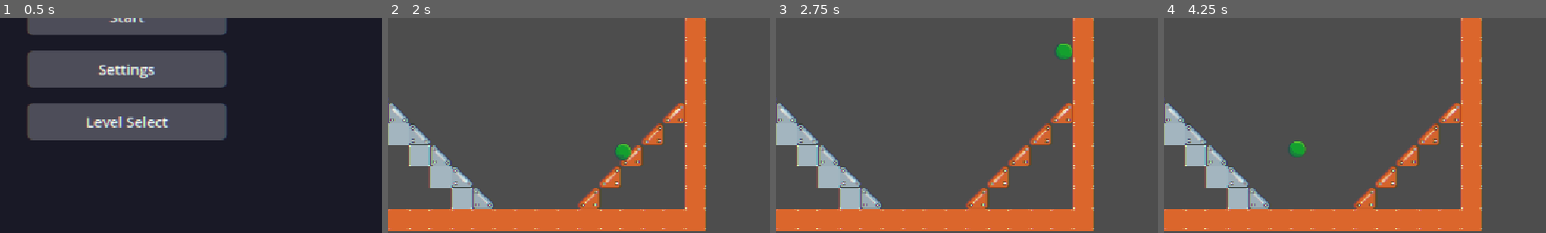
Above: before the commit, frames 1-4 (left to right).
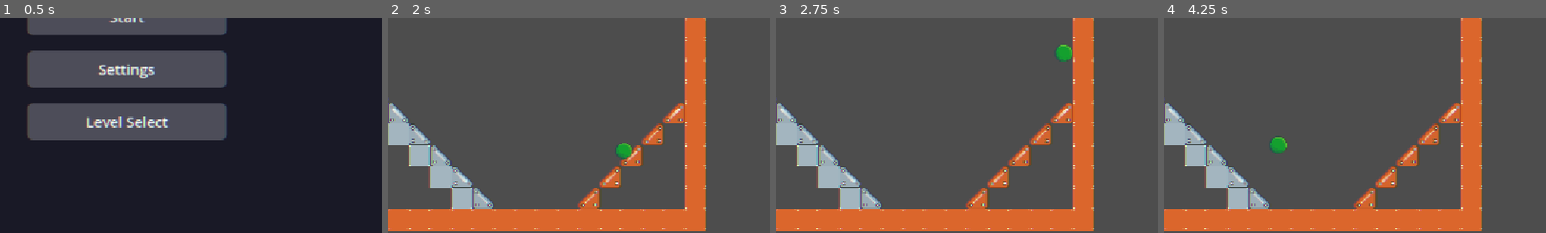
Above: after the commit, the same moments.

Repository: swan-eternal/clockwork
Game: Godot game, scene res://scenes/main_menu.tscn
The game is run twice, just before and just after one commit, with the same random seed, the same clock (stepped at 60 frames per second) and the same inputs.
Inputs:
- Up to frame 1 (0.5 s): no input
- Up to frame 2 (2 s): click "Start" at 0.5 s; tap Enter (ui_accept) at 1.25, 1.52 s; hold Right (ui_right) from 1.28 s (still down)
- Up to frame 3 (2.75 s): keep holding Right (ui_right); tap Enter (ui_accept) at 2.27 s
- Up to frame 4 (4.25 s): tap Enter (ui_accept) at 2.75, 3.77 s; release Right (ui_right) at 2.78 s; hold Left (ui_left) 2.78-3.53 s; hold Right (ui_right) from 3.53 s (still down)
The pictures show only the part of the screen within x 33-83%, y 45-95%; the shares and areas given below are measured in that part.

Frame 1 is identical in both runs. In frame 2, 0.1% of the frame differs, in the area x 59-65%, y 58-67%; in frame 3, 0.1%; in frame 4, 0.6%, in the area x 27-38%, y 54-65%.

Commit message:
Phase 1: Cut platforms and rotation mechanic
Deleted:
- scripts/platform.gd (+ .uid)
- scenes/platform_weight_y.tscn, _x.tscn, buoyant_y.tscn, _x.tscn
- assets/sprites/placeholder_platform.png (+ .import)
- scripts/rotating_level_components.gd

Restructured level template:
- Removed RotatingLevelComponents wrapper node
- TileMapLayer and Flag reparented to Main
- World positions adjusted to preserve layout

Updated L1, L2, L3:
- Removed platform instances (L1, L2)
- Changed TileMapLayer and Flag parent paths to Main
- L3 restructured to match new template (standalone scene)

Script changes:
- scripts/level.gd: Flag path from RotatingLevelComponents/Flag to Flag
- scripts/clock_ui.gd: Removed rotation signal connections and handlers
- scripts/player.gd: Removed debug code

The level rotation mechanic is gone. ClockUI.countdown_zero still fires
but nothing connects to it yet — Phase 2 will use it for gravity rotation.

Bundled: scripts/scene_history.gd, scenes/levels/L1.tscn, scenes/levels/L3.tscn
have unrelated editor changes.

Diff:
--- a/scenes/level_template.tscn
+++ b/scenes/level_template.tscn
@@ -3,7 +3,6 @@
 [ext_resource type="PackedScene" uid="uid://dk8e20drr8swy" path="res://scenes/player.tscn" id="1_player"]
 [ext_resource type="PackedScene" path="res://scenes/clock_ui.tscn" id="2_clock"]
 [ext_resource type="TileSet" uid="uid://6ybxnwbci41c" path="res://assets/sprites/tiles/basetileset.tres" id="3_770am"]
-[ext_resource type="Script" uid="uid://b8wl6gq4uva2g" path="res://scripts/rotating_level_components.gd" id="3_rlc"]
 [ext_resource type="PackedScene" path="res://scenes/flag.tscn" id="4_flag"]
 [ext_resource type="Script" uid="uid://b8px15fmkadhi" path="res://scripts/level.gd" id="5_level"]
 [ext_resource type="PackedScene" path="res://scenes/level_complete_ui.tscn" id="6_lcui"]
@@ -13,17 +12,13 @@
 [node name="Main" type="Node2D" unique_id=2143881974]
 script = ExtResource("5_level")
 
-[node name="RotatingLevelComponents" type="Node2D" parent="." unique_id=545839711]
-position = Vector2(576, 324)
-script = ExtResource("3_rlc")
-
-[node name="TileMapLayer" type="TileMapLayer" parent="RotatingLevelComponents" unique_id=1274424758]
-position = Vector2(-288, -288)
+[node name="TileMapLayer" type="TileMapLayer" parent="." unique_id=1274424758]
+position = Vector2(288, 36)
 tile_map_data = PackedByteArray("AAAIAAgAAAACAAYAAAAIAAcAAAACAAYAAAAIAAYAAAACAAYAAAAIAAUAAAACAAYAAAAIAAQAAAACAAYAAAAIAA …(1248 unchanged characters)…
 tile_set = ExtResource("3_770am")
 
-[node name="Flag" parent="RotatingLevelComponents" unique_id=905225718 instance=ExtResource("4_flag")]
-position = Vector2(200, 250)
+[node name="Flag" parent="." unique_id=905225718 instance=ExtResource("4_flag")]
+position = Vector2(776, 574)
 
 [node name="Player" parent="." unique_id=1932304678 instance=ExtResource("1_player")]
 position = Vector2(400, 324)
--- a/scenes/levels/L1.tscn
+++ b/scenes/levels/L1.tscn
@@ -1,34 +1,17 @@
 [gd_scene format=4 uid="uid://dgqfp03n8tduj"]
 
 [ext_resource type="PackedScene" uid="uid://crnd0esc4rrl4" path="res://scenes/level_template.tscn" id="1_sbb6c"]
-[ext_resource type="PackedScene" uid="uid://cplat4mvtscnx" path="res://scenes/platform.tscn" id="2_sbb6c"]
+
 
 [node name="Main" unique_id=1856611590 instance=ExtResource("1_sbb6c")]
 
-[node name="RotatingLevelComponents" parent="." index="0" unique_id=545839711]
-rotation_speed = 120.0
-
-[node name="TileMapLayer" parent="RotatingLevelComponents" index="0" unique_id=1274424758]
+[node name="TileMapLayer" parent="." index="0" unique_id=1274424758]
 tile_map_data = PackedByteArray("AAAIAAAAAAACAAYAAAAIABEAAAACAAYAAAAAAAkAAAACAAYAAAARAAkAAAACAAYAAAAAAAgAAAACAAYAAAARAA …(1296 unchanged characters)…
 metadata/_edit_lock_ = true
 
-[node name="Flag" parent="RotatingLevelComponents" index="1" unique_id=905225718]
-position = Vector2(-234, -231)
+[node name="Flag" parent="." index="1" unique_id=905225718]
+position = Vector2(342, 93)
 
-[node name="Platform" parent="RotatingLevelComponents" index="2" unique_id=1262352980 instance=ExtResource("2_sbb6c")]
-position = Vector2(197, -36)
-rail_length = 300.0
-starting_position = 0.0
-gravity = 500.0
-rail_start = Vector2(0, -200)
-rail_end = Vector2(0, 100)
-
-[node name="Platform2" parent="RotatingLevelComponents" index="3" unique_id=297909723 instance=ExtResource("2_sbb6c")]
-position = Vector2(-89, 2)
-starting_position = 0.0
-gravity = 500.0
-rail_start = Vector2(0, -100)
-rail_end = Vector2(0, 100)
 
 [node name="Player" parent="." index="1" unique_id=1932304678]
 position = Vector2(599, 543)
--- a/scenes/levels/L2.tscn
+++ b/scenes/levels/L2.tscn
@@ -4,11 +4,11 @@
 
 [node name="Main" unique_id=2143881974 instance=ExtResource("1_ylq5f")]
 
-[node name="TileMapLayer" parent="RotatingLevelComponents" parent_id_path=PackedInt32Array(545839711) index="0" unique_id=1274424758]
+[node name="TileMapLayer" parent="." index="0" unique_id=1274424758]
 tile_map_data = PackedByteArray("AAAIAP//AAACAAYAAAAIABIAAAACAAYAAAAHABIAAAACAAYAAAAGABIAAAACAAYAAAAFABIAAAACAAYAAAAEAB …(2224 unchanged characters)…
 
-[node name="Flag" parent="RotatingLevelComponents" parent_id_path=PackedInt32Array(545839711) index="1" unique_id=905225718]
-position = Vector2(33, 25)
+[node name="Flag" parent="." index="1" unique_id=905225718]
+position = Vector2(609, 349)
 
 [node name="Player" parent="." index="1" unique_id=1932304678]
 position = Vector2(353, 583)
--- a/scenes/levels/L3.tscn
+++ b/scenes/levels/L3.tscn
@@ -1,6 +1,6 @@
 [gd_scene format=4 uid="uid://dd10rmdlnmfnu"]
 
-[ext_resource type="Script" uid="uid://b8wl6gq4uva2g" path="res://scripts/rotating_level_components.gd" id="1_gnx8k"]
+
 [ext_resource type="TileSet" uid="uid://6ybxnwbci41c" path="res://assets/sprites/tiles/basetileset.tres" id="2_xs0jc"]
 [ext_resource type="PackedScene" path="res://scenes/flag.tscn" id="3_ru7e4"]
 [ext_resource type="PackedScene" uid="uid://dk8e20drr8swy" path="res://scenes/player.tscn" id="4_ckw4e"]
@@ -13,25 +13,24 @@
 [node name="Main" type="Node2D" unique_id=2143881974]
 script = ExtResource("9_level")
 
-[node name="RotatingLevelComponents" type="Node2D" parent="." unique_id=545839711]
-position = Vector2(576, 324)
-script = ExtResource("1_gnx8k")
-
-[node name="TileMapLayer" type="TileMapLayer" parent="RotatingLevelComponents" unique_id=1274424758]
-position = Vector2(-288, -288)
+[node name="TileMapLayer" type="TileMapLayer" parent="." unique_id=1274424758]
+position = Vector2(288, 36)
 tile_map_data = PackedByteArray("AAAIAP//AAACAAYAAAAIABIAAAACAAYAAAAHABIAAAACAAYAAAAGABIAAAACAAYAAAAFABIAAAACAAYAAAAEAB …(1312 unchanged characters)…
 tile_set = ExtResource("2_xs0jc")
 
-[node name="Flag" parent="RotatingLevelComponents" unique_id=905225718 instance=ExtResource("3_ru7e4")]
-position = Vector2(120, 92)
+[node name="Flag" parent="." unique_id=905225718 instance=ExtResource("3_ru7e4")]
+position = Vector2(696, 416)
 
 [node name="Player" parent="." unique_id=1932304678 instance=ExtResource("4_ckw4e")]
 position = Vector2(400, 324)
 
 [node name="ClockUI" parent="." unique_id=743016643 instance=ExtResource("5_rbbln")]
 
-[node name="LevelCompleteUI" parent="." instance=ExtResource("6_pphk4")]
+[node name="LevelCompleteUI" parent="." unique_id=2121824557 instance=ExtResource("6_pphk4")]
+visible = false
 
-[node name="GameCompleteUI" parent="." instance=ExtResource("7_3svpf")]
+[node name="GameCompleteUI" parent="." unique_id=1886746061 instance=ExtResource("7_3svpf")]
+visible = false
 
-[node name="PauseMenu" parent="." instance=ExtResource("8_a3ng0")]
+[node name="PauseMenu" parent="." unique_id=2051083184 instance=ExtResource("8_a3ng0")]
+visible = false
--- a/scenes/platform_buoyant_x.tscn
+++ /dev/null
@@ -1,25 +0,0 @@
-[gd_scene load_steps=4 format=3]
-
-[ext_resource type="Script" path="res://scripts/platform.gd" id="1_platform"]
-[ext_resource type="Texture2D" path="res://assets/sprites/placeholder_platform.png" id="2_placeholder"]
-
-[sub_resource type="RectangleShape2D" id="RectangleShape2D_platform"]
-size = Vector2(32, 32)
-
-[node name="Platform" type="Node2D"]
-script = ExtResource("1_platform")
-motion = 1
-rail_direction = Vector2(-1, 0)
-start_active = false
-initial_direction = -1.0
-
-[node name="RigidBody2D" type="RigidBody2D" parent="."]
-can_sleep = false
-freeze = true
-freeze_mode = 1
-
-[node name="CollisionShape2D" type="CollisionShape2D" parent="RigidBody2D"]
-shape = SubResource("RectangleShape2D_platform")
-
-[node name="Sprite2D" type="Sprite2D" parent="RigidBody2D"]
-texture = ExtResource("2_placeholder")
--- a/scenes/platform_buoyant_y.tscn
+++ /dev/null
@@ -1,23 +0,0 @@
-[gd_scene format=3 uid="uid://c7xoxqgxtod5b"]
-
-[ext_resource type="Script" uid="uid://bmxvhswibjjwt" path="res://scripts/platform.gd" id="1_platform"]
-[ext_resource type="Texture2D" uid="uid://ckrbao8yg3vlf" path="res://assets/sprites/placeholder_platform.png" id="2_placeholder"]
-
-[sub_resource type="RectangleShape2D" id="RectangleShape2D_platform"]
-size = Vector2(30, 30)
-
-[node name="Platform" type="Node2D" unique_id=335367462]
-script = ExtResource("1_platform")
-motion = 1
-rail_direction = Vector2(0, -1)
-
-[node name="RigidBody2D" type="RigidBody2D" parent="." unique_id=1754531320]
-can_sleep = false
-freeze = true
-freeze_mode = 1
-
-[node name="CollisionShape2D" type="CollisionShape2D" parent="RigidBody2D" unique_id=1934265961]
-shape = SubResource("RectangleShape2D_platform")
-
-[node name="Sprite2D" type="Sprite2D" parent="RigidBody2D" unique_id=1471208472]
-texture = ExtResource("2_placeholder")
--- a/scenes/platform_weight_x.tscn
+++ /dev/null
@@ -1,25 +0,0 @@
-[gd_scene load_steps=4 format=3]
-
-[ext_resource type="Script" path="res://scripts/platform.gd" id="1_platform"]
-[ext_resource type="Texture2D" path="res://assets/sprites/placeholder_platform.png" id="2_placeholder"]
-
-[sub_resource type="RectangleShape2D" id="RectangleShape2D_platform"]
-size = Vector2(32, 32)
-
-[node name="Platform" type="Node2D"]
-script = ExtResource("1_platform")
-motion = 0
-rail_direction = Vector2(1, 0)
-start_active = false
-initial_direction = -1.0
-
-[node name="RigidBody2D" type="RigidBody2D" parent="."]
-can_sleep = false
-freeze = true
-freeze_mode = 1
-
-[node name="CollisionShape2D" type="CollisionShape2D" parent="RigidBody2D"]
-shape = SubResource("RectangleShape2D_platform")
-
-[node name="Sprite2D" type="Sprite2D" parent="RigidBody2D"]
-texture = ExtResource("2_placeholder")
--- a/scenes/platform_weight_y.tscn
+++ /dev/null
@@ -1,23 +0,0 @@
-[gd_scene load_steps=4 format=3]
-
-[ext_resource type="Script" path="res://scripts/platform.gd" id="1_platform"]
-[ext_resource type="Texture2D" path="res://assets/sprites/placeholder_platform.png" id="2_placeholder"]
-
-[sub_resource type="RectangleShape2D" id="RectangleShape2D_platform"]
-size = Vector2(32, 32)
-
-[node name="Platform" type="Node2D"]
-script = ExtResource("1_platform")
-motion = 0
-rail_direction = Vector2(0, 1)
-
-[node name="RigidBody2D" type="RigidBody2D" parent="."]
-can_sleep = false
-freeze = true
-freeze_mode = 1
-
-[node name="CollisionShape2D" type="CollisionShape2D" parent="RigidBody2D"]
-shape = SubResource("RectangleShape2D_platform")
-
-[node name="Sprite2D" type="Sprite2D" parent="RigidBody2D"]
-texture = ExtResource("2_placeholder")
--- a/scripts/clock_ui.gd
+++ b/scripts/clock_ui.gd
@@ -34,16 +34,6 @@
 	# Reset the timer to starting value when the scene loads.
 	_remaining = STARTING_SECONDS
 	_update_label()
-	# Pause the countdown while the world is rotating, so the player
-	# doesn't lose time during the rotation animation. The rotation
-	# wrapper is a sibling of this node under Main, so look it up
-	# via the parent.
-	var rotating := get_parent().get_node_or_null("RotatingLevelComponents")
-	if rotating:
-		if rotating.has_signal("rotation_started"):
-			rotating.rotation_started.connect(_on_rotation_started)
-		if rotating.has_signal("rotation_completed"):
-			rotating.rotation_completed.connect(_on_rotation_completed)
 
 func _process(delta: float) -> void:
 	# Frozen during win flow (and any future pause states). Rotation
@@ -84,13 +74,3 @@
 func won() -> void:
 	paused = true
 	_won = true
-
-func _on_rotation_started() -> void:
-	paused = true
-
-func _on_rotation_completed() -> void:
-	# Don't un-pause if the level was won during the rotation — the
-	# clock should stay paused for the rest of the win flow.
-	if _won:
-		return
-	paused = false
--- a/scripts/level.gd
+++ b/scripts/level.gd
@@ -21,7 +21,7 @@
 ## doesn't feel like a long pause.
 @export var death_overlay_duration: float = 0.5
 
-@onready var _flag: Area2D = $RotatingLevelComponents/Flag
+@onready var _flag: Area2D = $Flag
 @onready var _clock: CanvasLayer = $ClockUI
 @onready var _player: CharacterBody2D = $Player
 @onready var _level_complete_ui: CanvasLayer = $LevelCompleteUI
--- a/scripts/platform.gd
+++ /dev/null
@@ -1,239 +0,0 @@
-@tool
-extends Node2D
-##
-## Clockwork moving platform — "fake it" motion (V3).
-##
-## The platform moves at constant speed along a rail defined by
-## `rail_direction` (set by the scene preset) and `rail_length` (in
-## 32-pixel units, set in the inspector). The anchor is the wrapper's
-## origin (0, 0); the rail end is `rail_direction * rail_length * 32`.
-## The RigidBody2D child is a kinematic collision carrier so the
-## player can ride it; the motion itself is fully scripted — no
-## physics forces, no rotation-frame math.
-##
-## ON/OFF duty cycle: the platform toggles between ON (moving) and
-## OFF (stationary) every `rotation_completed`. On the OFF → ON
-## transition (every 2 rotations / 180°), the platform reverses
-## direction. The platform also pauses during the rotation tween
-## (regardless of ON/OFF state), so the player has time to get on
-## or off.
-##
-## Editor preview: with `@tool`, the rail is drawn as a light-blue line
-## in the 2D editor (from the anchor to the rail end). Only visible
-## in the editor — not at runtime.
-##
-
-# Motion type. Set by the scene preset (internal, not shown in
-# inspector — Weight and Buoyant have separate scenes).
-enum MotionType { WEIGHT, BUOYANT }
-
-# --- Internal state (set by scene presets, not shown in inspector) ---
-
-## Motion type. Set by the scene preset.
-@export_storage var motion: MotionType = MotionType.WEIGHT
-
-## Rail direction in the wrapper's local frame. Set by the scene preset:
-## (0, 1) for Y-axis (down), (1, 0) for X-axis (right), etc.
-@export_storage var rail_direction: Vector2 = Vector2(0, 1)
-
-## Initial ON/OFF state. Set by the scene preset: true for Y platforms
-## (start moving immediately), false for X platforms (start stationary,
-## move after the first rotation).
-@export_storage var start_active: bool = true
-
-## Initial direction of motion. Set by the scene preset: +1 for Y
-## platforms, -1 for X platforms (so that after the first OFF → ON
-## flip, the platform moves toward the rail end).
-@export_storage var initial_direction: float = 1.0
-
-# --- Designer-tunable @exports (shown in inspector) ---
-
-## Constant speed in pixels per second. Tune per-platform in the inspector.
-@export var motion_speed: float = 60.0
-
-## Rail length in 32-pixel units. 1 = 32px, 2 = 64px, 3 = 96px, etc.
-## The rail end is `rail_direction * rail_length * 32` in the wrapper's
-## local frame. Setter clamps to at least 1 and triggers a redraw so
-## the editor preview line updates.
-@export var rail_length: int = 3:
-	set(value):
-		rail_length = maxi(1, value)
-		queue_redraw()
-
-## Initial position along the rail at level start, 0..1 (clamped). 0 = the
-## anchor (wrapper's origin); 1 = the rail end; 0.5 = mid-rail.
-@export var starting_position: float = 0.0
-
-# --- Runtime state ---
-
-# The kinematic collision carrier. Configured in _ready() (freeze +
-# KINEMATIC). Its local position is set every frame by the motion logic.
-@onready var _rigid_body: RigidBody2D = $RigidBody2D
-
-# Normalized position along the rail (0..1). Direction is given by
-# `_direction` (+1 = toward rail_end; -1 = toward rail_start).
-var _t: float = 0.0
-
-# Direction of motion along the rail. +1 = toward rail_end (forward);
-# -1 = toward rail_start (backward). Flipped on the OFF → ON transition.
-var _direction: float = 1.0
-
-# True between rotation_started and rotation_completed. While true,
-# _physics_process early-returns so the platform doesn't move during
-# the rotation tween.
-var _is_rotating: bool = false
-
-# ON/OFF state. ON = moving (motion logic runs); OFF = stationary
-# (motion logic skipped). Toggled every rotation_completed.
-var _is_active: bool = true
-
-# --- Constants ---
-
-# Tile size in pixels. The rail length is measured in units of this size.
-const _GRID_SIZE: float = 32.0
-
-# Editor rail preview color (light blue, semi-transparent).
-const _RAIL_COLOR := Color(0.5, 0.7, 1.0, 0.8)
-
-
-func _ready() -> void:
-	# In editor, just ensure the rail preview is drawn and return.
-	# Don't configure the RigidBody2D or wire up signals — the editor
-	# doesn't need them, and accessing them in the editor can cause
-	# SubViewport issues.
-	if Engine.is_editor_hint():
-		queue_redraw()
-		return
-
-	# Configure the RigidBody2D as a kinematic collision carrier. We
-	# manually set its position every frame; the player rides it via
-	# Godot's standard collision resolution.
-	_rigid_body.freeze = true
-	_rigid_body.freeze_mode = RigidBody2D.FREEZE_MODE_KINEMATIC
-	# The platform is always being driven by the script (never settles
-	# on its own), so it must never sleep. Setting this in the script
-	# (not just the .tscn) overrides the default on instances
-	# created before this property was added to the platform scene —
-	# without it, an old instance carries can_sleep = true and the
-	# body sleeps during the OFF half of the ON/OFF cycle, which
-	# culls the parent Platform's _physics_process and strands the
-	# platform at a wrong position. wake_up() handles the case where
-	# the body was already sleeping when this scene loaded.
-	_rigid_body.can_sleep = false
-
-
-	# Initialize state. Reset on death (reload_current_scene) is automatic
-	# — _ready() runs again and the platform returns to its starting
-	# position and ON state.
-	_t = clampf(starting_position, 0.0, 1.0)
-	_direction = initial_direction
-	_is_active = start_active
-	var rail_end := _compute_rail_end()
-	_rigid_body.position = rail_end * _t
-
-	# Wire up to the parent's rotation signals. The platform must be
-	# a child of RotatingLevelComponents (or any node that emits
-	# rotation_started / rotation_completed) for this to work.
-	var parent := get_parent()
-	if parent:
-		if parent.has_signal("rotation_started"):
-			parent.rotation_started.connect(_on_rotation_started)
-		if parent.has_signal("rotation_completed"):
-			parent.rotation_completed.connect(_on_rotation_completed)
-
-
-func _physics_process(delta: float) -> void:
-	# Don't run in editor — the editor doesn't need the motion logic,
-	# and running it can cause issues with the SubViewport.
-	if Engine.is_editor_hint():
-		return
-
-	# DEBUG: per-frame collision tracking (remove after diagnosis).
-	var _cs: CollisionShape2D = _rigid_body.get_node("CollisionShape2D")
-	print("rb.pos=", _rigid_body.position, " rb.global=", _rigid_body.global_position,
-		" cs.global=", _cs.global_position, " is_rotating=", _is_rotating)
-
-	# Pause during the rotation tween.
-	if _is_rotating:
-		return
-
-	# Stationary during OFF times. The platform toggles ON/OFF every
-	# rotation, so it sits still for half the cycle (between direction
-	# reversals).
-	if not _is_active:
-		return
-
-	# Zero-length rail — nothing to do. Avoids division by zero.
-	var rail_end := _compute_rail_end()
-	var length := rail_end.length()
-	if length <= 0.0:
-		return
-
-	# Advance t at constant speed in the current direction. The
-	# direction is reversed on the OFF → ON transition (see below).
-	_t += _direction * (motion_speed / length) * delta
-
-	# Clamp at the endpoints. No bounce, no loop — the platform waits
-	# at the rail end until the next rotation reverses its direction.
-	_t = clampf(_t, 0.0, 1.0)
-
-	# Apply the position to the kinematic body. The RigidBody2D's
-	# position is in the wrapper's local frame, so when the parent
-	# (RotatingLevelComponents) rotates, the platform's world
-	# position rotates automatically via the SceneTree transform
-	# hierarchy. The motion is in local frame.
-	_rigid_body.position = rail_end * _t
-	# Debug — remove after diagnosis
-	var _collision_shape: CollisionShape2D = _rigid_body.get_node("CollisionShape2D")
-	var _sprite: Sprite2D = _rigid_body.get_node("Sprite2D")
-	print("--- platform debug ---")
-	print("  rb.pos=", _rigid_body.position, " rb.global=", _rigid_body.global_position)
-	print("  rb.freeze=", _rigid_body.freeze, " rb.freeze_mode=", _rigid_body.freeze_mode)
-	print("  parent.rot=", get_parent().rotation)
-	print("  cs.pos=", _collision_shape.position, " cs.global=", _collision_shape.global_position)
-	print("  sp.pos=", _sprite.position, " sp.global=", _sprite.global_position)
-
-
-
-# Called when the level rotation tween starts. Freezes the platform
-# so it doesn't move during the rotation animation.
-func _on_rotation_started() -> void:
-	_is_rotating = true
-
-
-# Called when the level rotation tween completes. Clears the freeze
-# flag, toggles the ON/OFF state, and — on the OFF → ON transition —
-# flips `_direction` (multiplies by -1) to reverse the direction of
-# motion. The platform stays at its current position (it does NOT
-# teleport) and resumes moving in the opposite direction every 2
-# rotations (180°).
-func _on_rotation_completed() -> void:
-	_is_rotating = false
-	_is_active = not _is_active
-	if _is_active:
-		_direction *= -1.0
-		# Belt-and-suspenders against the OFF-state "stable body →
-		# sleep → script culled" trap. can_sleep = false in _ready()
-		# should prevent this in the normal case, but if the body
-		# did manage to sleep during the OFF cycle, this wake-up
-		# kick ensures the next ON frame's _physics_process isn't
-		# culled.
-
-
-
-# Computes the rail end position from `rail_direction` and `rail_length`.
-# The anchor is always the wrapper's origin (0, 0).
-func _compute_rail_end() -> Vector2:
-	return rail_direction * float(rail_length) * _GRID_SIZE
-
-
-# Draws the rail as a light-blue line in the editor. This is an editor
-# preview only — it doesn't appear at runtime.
-func _draw() -> void:
-	if not Engine.is_editor_hint():
-		return
-
-	var rail_end := _compute_rail_end()
-	draw_line(Vector2.ZERO, rail_end, _RAIL_COLOR, 2.0)
-	draw_circle(Vector2.ZERO, 4.0, _RAIL_COLOR)
-	draw_circle(rail_end, 4.0, _RAIL_COLOR)
--- a/scripts/player.gd
+++ b/scripts/player.gd
@@ -189,10 +189,6 @@
 	# anything after it reads the post-collision velocity.
 	move_and_slide()
 
-	# DEBUG: per-frame collision tracking (remove after diagnosis).
-	print("player.global=", global_position, " is_on_floor=", is_on_floor(),
-		" vel=", velocity)
-
 	# Debug output: print state to console every debug_poll_interval
 	# seconds. Toggle off via debug_output = false in the inspector.
 	if debug_output:
--- a/scripts/rotating_level_components.gd
+++ /dev/null
@@ -1,51 +0,0 @@
-extends Node2D
-##
-## RotatingLevelComponents wrapper for Clockwork — rotates 90°
-## every time ClockUI emits countdown_zero. Everything that should
-## be part of the rotating level (walls, TileMapLayer, flag, spikes,
-## platforms, decorations) goes as a CHILD of this node, so it spins
-## together. Player, ClockUI, and (eventual) Camera2D stay siblings
-## at the root so they don't rotate.
-##
-
-# Emitted when a rotation tween starts. ClockUI listens and pauses
-## the countdown so the player doesn't lose time during the rotation
-## animation.
-signal rotation_started
-# Emitted when a rotation tween completes. ClockUI listens and resumes
-## the countdown (unless the level has already been won — see
-## ClockUI._on_rotation_completed, which checks a `_won` flag).
-signal rotation_completed
-
-# Angular speed for the level rotation, in degrees per second.
-# 180 = a snappy half-second 90° turn. Lower = more dramatic,
-# higher = snappier. Tune in the inspector per level.
-@export var rotation_speed: float = 180.0
-
-func _ready() -> void:
-	# Wire to the ClockUI's countdown_zero signal. ClockUI is a sibling
-	# of RotatingLevelComponents under Main, so we go up one level and over.
-	var clock := get_parent().get_node_or_null("ClockUI")
-	if clock and clock.has_signal("countdown_zero"):
-		clock.countdown_zero.connect(_on_countdown_zero)
-
-func _on_countdown_zero() -> void:
-	_rotate_one_step(PI / 2.0)
-
-func _rotate_one_step(angle: float) -> void:
-	# Rotate by `angle` radians over (angle / speed) seconds.
-	# Using a Tween keeps it dead-simple; if a second tick fires while
-	# the first is still mid-tween, the new tween takes over from the
-	# current rotation.
-	var safe_speed := maxf(rotation_speed, 1.0)  # Avoid div-by-zero on bad inputs
-	var target := rotation + angle
-	var duration := angle / deg_to_rad(safe_speed)
-	var tween := create_tween()
-	# Signal that the rotation has started so listeners (ClockUI) can
-	# pause animations/timers that shouldn't run during the rotation.
-	rotation_started.emit()
-	tween.tween_property(self, "rotation", target, duration)
-	# When the tween finishes, signal completion. (If the tween is
-	# killed — e.g. the node is freed mid-rotation — `finished` won't
-	# fire, but that's fine because the node that was listening is gone too.)
-	tween.finished.connect(rotation_completed.emit)
Binary file removed: assets/sprites/placeholder_platform.png
Not shown, removed: assets/sprites/placeholder_platform.png.import
Not shown, removed: scripts/platform.gd.uid
